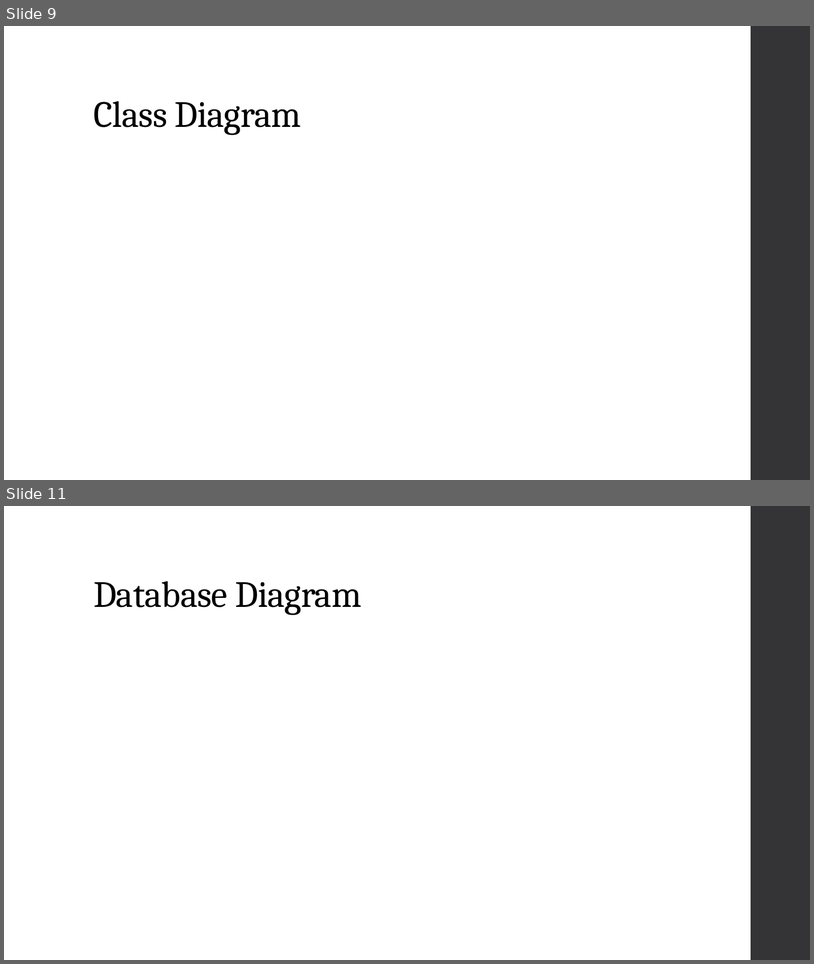
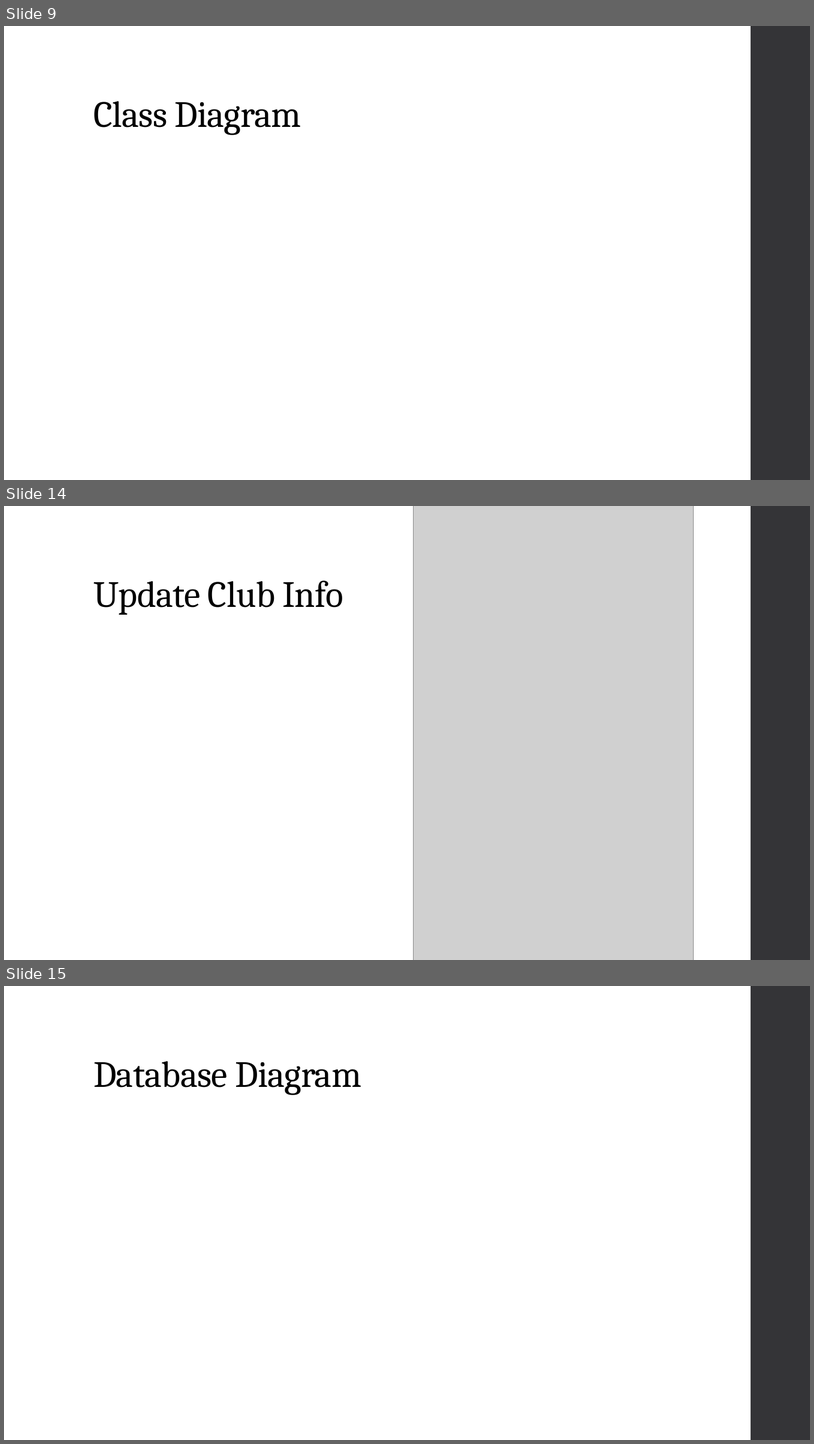
Before and after one commit to amgabriel45/CS495ClubStuff, a slide deck: Crimson Clubs (Requirements).pptx. Shown one above the other, each under a label of ours: slides 9 and 11 before the commit, slides 9, 14 and 15 after it; the slides between them are not shown. The pictures are 814x964 and 814x1444 pixels, drawn with LibreOffice and Linux fonts; fonts in the diff are those of the drawing; grey boxes stand for pictures. Boxes give left, top, right and bottom in pixels: in the first picture for what was removed or moved away, otherwise in the second. Text is boxed around its words. In the diff, an @@ line names an element or a change of style, - is before the commit and + after.

```diff
--- a/Crimson Clubs (Requirements).pptx
+++ b/Crimson Clubs (Requirements).pptx
@@ slide 14 added at box(4, 506, 810, 960), background #FFFFFF; not listed: 1 template element that a slide beside it also shows @@
@@ picture added at box(414, 506, 694, 960) @@
@@ title added at box(93, 580, 344, 615), 44 pt, text #000000 @@
+Update Club Info
@@ what was slide 11 is now slide 15 @@
```
Also in this commit, not shown: 4 other slides added, 1 slide removed.
